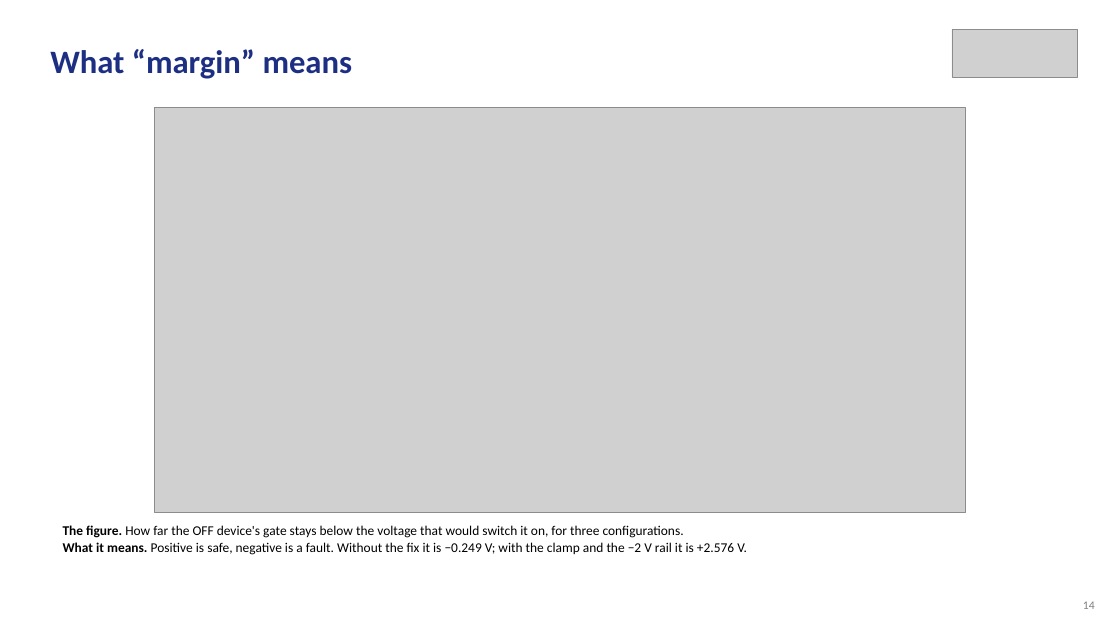
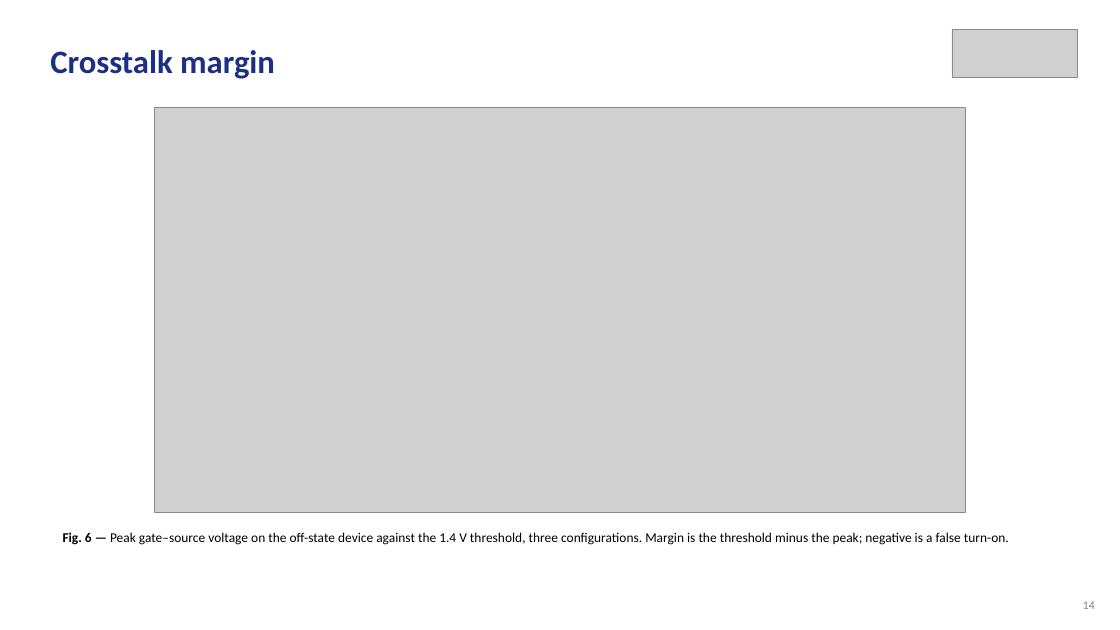
Before and after one commit to Amritha902/gan-driver, a slide deck: slide 14 of review/Review1_GaN_Segmented_Gate_Driver.pptx. Drawn at 1120x630 pixels with LibreOffice and Linux fonts; fonts in the diff are those of the drawing; grey boxes stand for pictures. Boxes give left, top, right and bottom in pixels: in the first picture for what was removed or moved away, otherwise in the second. Text is boxed around its words. In the diff, an @@ line names an element or a change of style, - is before the commit and + after.

```diff
--- a/review/Review1_GaN_Segmented_Gate_Driver.pptx
+++ b/review/Review1_GaN_Segmented_Gate_Driver.pptx
@@ text at (50, 50, 275, 79): text changed @@
-What “margin” means
+Crosstalk margin
@@ text at (63, 532, 1009, 545): text changed @@
-The figure. How far the OFF device's gate stays below the voltage that would switch it on, for three configurations.
-What it means. Positive is safe, negative is a fault. Without the fix it is −0.249 V; with the clamp and the −2 V rail it is +2.576 V.
+Fig. 6 — Peak gate–source voltage on the off-state device against the 1.4 V threshold, three configurations. Margin is the threshold minus the peak; negative is a false turn-on.
```
Also in this commit, not shown: 24 other slides changed, 4 slides added, 3 slides removed, 16 other files.
